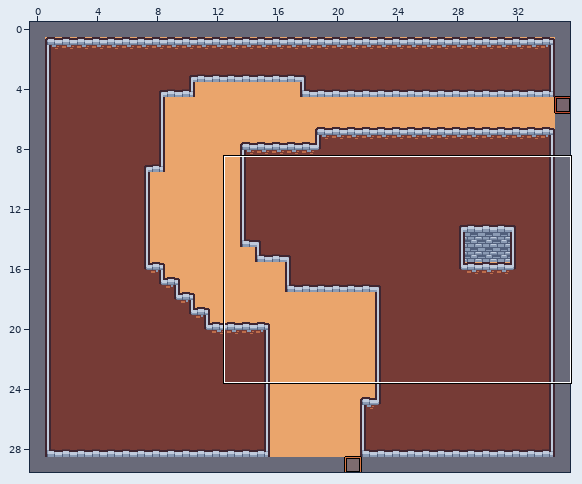
An edit to a level. LDtk project, assets/level1.ldtk. The first picture is a wide view before the edit; the outline marks the close-up.
Close-up. Before the commit:
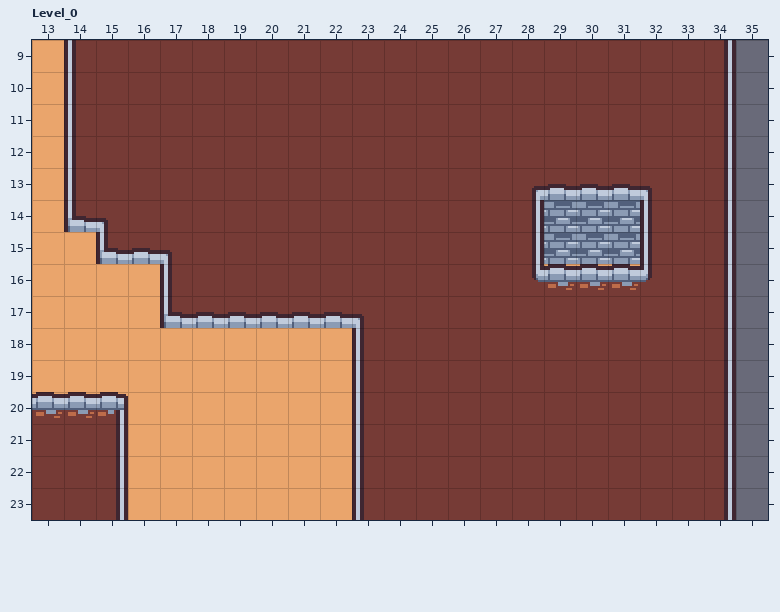
Cells are 16x16 px. Shown: Level_0 x 13..35, y 9..23.
The result:
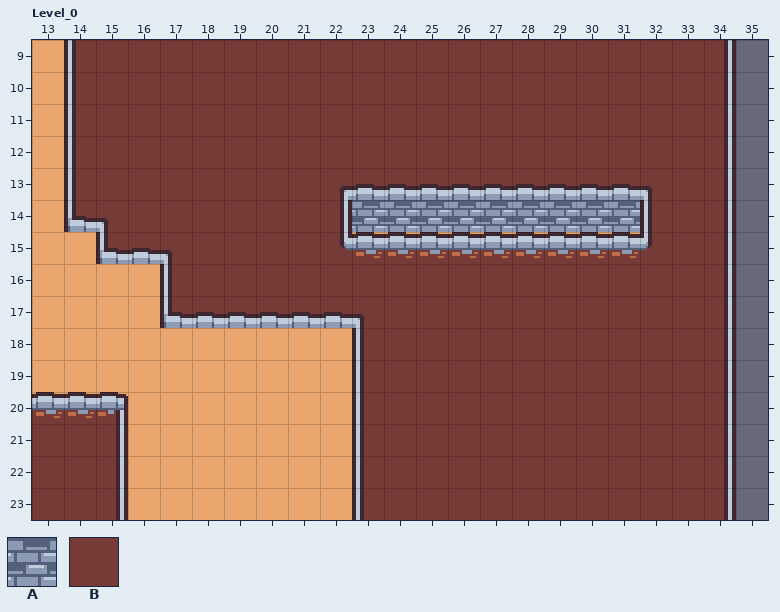
Key: from "Base": A 1 "Walls", B 2 "BuildArea".
_ is an empty cell.
What changed:
{"where": "layer \"Base\""}
{"y":14,"x":23,"old":"BBBBBB","new":"AAAAAA"}
{"y":15,"x":29,"old":"AAA","new":"BBB"}
